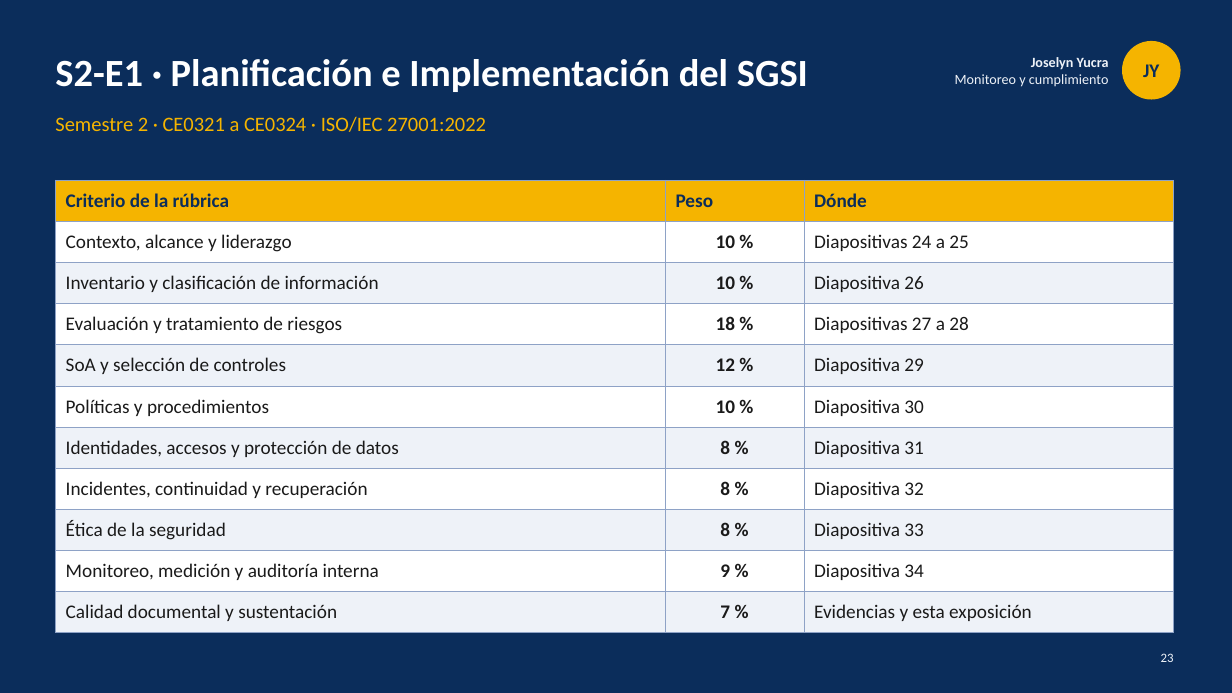
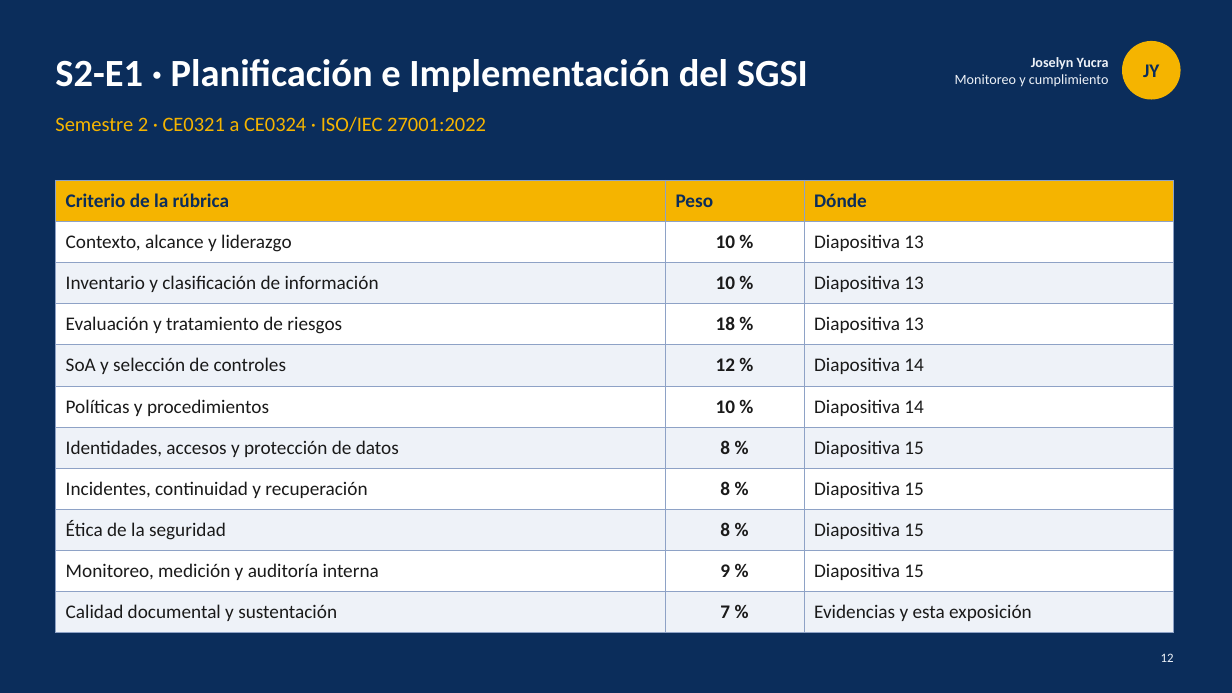
Before and after one commit to francalizaya266-sudo/venga-implantes, a slide deck: slide 12 of docs/entregables/CE03-infraestructura/presentaciones/CE03-Infraestructura-Tecnologica.pptx (slide 23 before the commit). Drawn at 1232x693 pixels with LibreOffice and Linux fonts; fonts in the diff are those of the drawing. Boxes give left, top, right and bottom in pixels: in the first picture for what was removed or moved away, otherwise in the second. Text is boxed around its words. In the diff, an @@ line names an element or a change of style, - is before the commit and + after.

```diff
--- a/docs/entregables/CE03-infraestructura/presentaciones/CE03-Infraestructura-Tecnologica.pptx
+++ b/docs/entregables/CE03-infraestructura/presentaciones/CE03-Infraestructura-Tecnologica.pptx
@@ table at (55,180,1174,625) @@
-row 2, column 3: Diapositivas 24 a 25
+row 2, column 3: Diapositiva 13
-row 3, column 3: Diapositiva 26
+row 3, column 3: Diapositiva 13
-row 4, column 3: Diapositivas 27 a 28
+row 4, column 3: Diapositiva 13
-row 5, column 3: Diapositiva 29
+row 5, column 3: Diapositiva 14
-row 6, column 3: Diapositiva 30
+row 6, column 3: Diapositiva 14
-row 7, column 3: Diapositiva 31
+row 7, column 3: Diapositiva 15
-row 8, column 3: Diapositiva 32
+row 8, column 3: Diapositiva 15
-row 9, column 3: Diapositiva 33
+row 9, column 3: Diapositiva 15
-row 10, column 3: Diapositiva 34
+row 10, column 3: Diapositiva 15
@@ page number at (1161,653,1174,662): text changed @@
-23
+12
```
Also in this commit, not shown: 22 other slides changed, 1 slide added, 31 slides removed, 3 other files.
